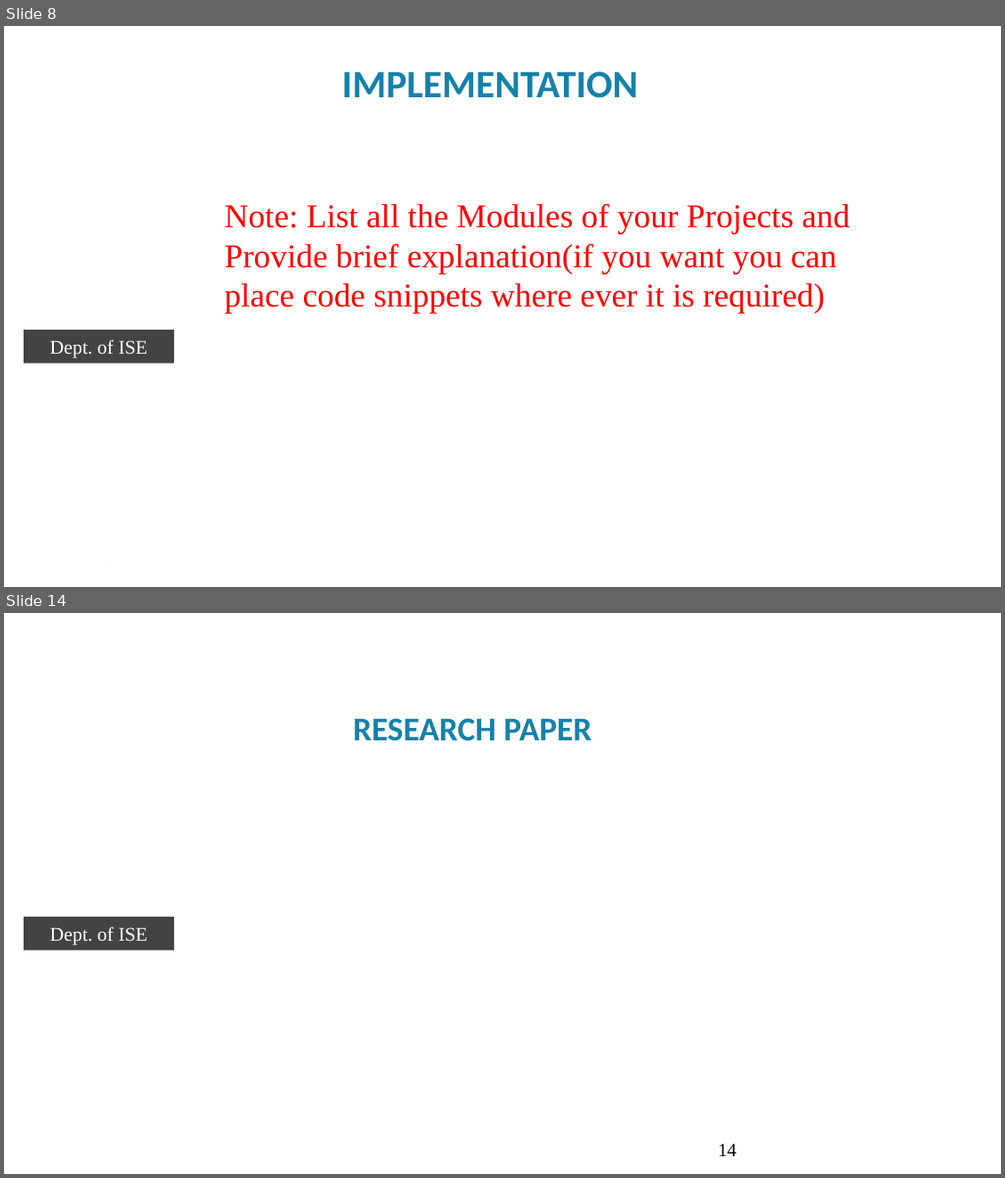
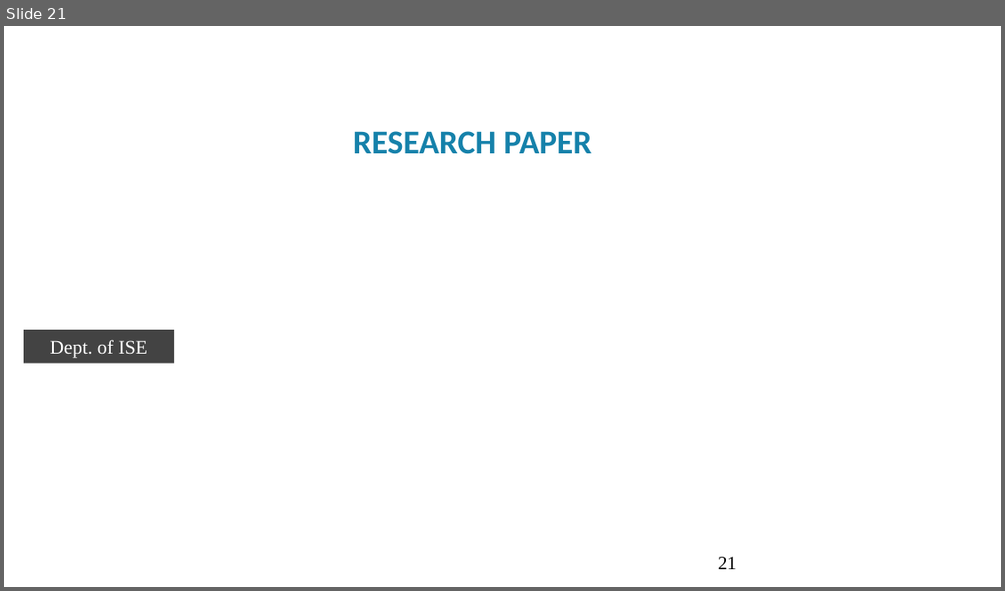
Before and after one commit to premkumarteli/OSINT-BreachShield, a slide deck: docs/Phase2/Final_presentation2 format 2026-27_BLANK_TEMPLATE.pptx. Shown one above the other, each under a label of ours: slides 8 and 14 before the commit, slide 21 after it; the slides between them are not shown. The pictures are 1005x1178 and 1005x591 pixels, drawn with LibreOffice and Linux fonts; fonts in the diff are those of the drawing; background and template pictures are left out. Boxes give left, top, right and bottom in pixels: in the first picture for what was removed or moved away, otherwise in the second. Text is boxed around its words. In the diff, an @@ line names an element or a change of style, - is before the commit and + after.

```diff
--- a/docs/Phase2/Final_presentation2 format 2026-27_BLANK_TEMPLATE.pptx
+++ b/docs/Phase2/Final_presentation2 format 2026-27_BLANK_TEMPLATE.pptx
@@ slide 8 removed at (x1=4, y1=26, x2=1001, y2=587), background #FFFFFF @@
@@ text removed at (x1=342, y1=71, x2=639, y2=98) @@
-IMPLEMENTATION
@@ text removed at (x1=225, y1=203, x2=850, y2=313) @@
-Note: List all the Modules of your Projects and Provide brief explanation(if you want you can place code snippets where ever it is required)
@@ rectangle removed at (x1=24, y1=330, x2=175, y2=364) @@
-Dept. of ISE
@@ text removed at (x1=60, y1=550, x2=123, y2=580) @@
-8
@@ what was slide 14 is now slide 21 @@
@@ page number at (x1=718, y1=556, x2=736, y2=569): text changed @@
-14
+21
```
Also in this commit, not shown: 10 slides changed, 11 slides added, 3 other slides removed, 5 other files.
